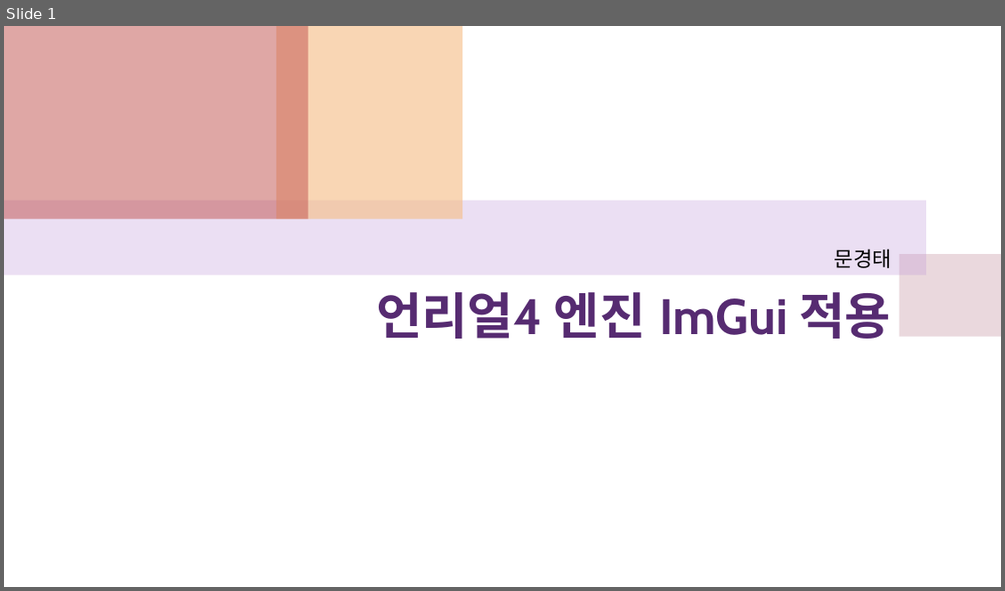
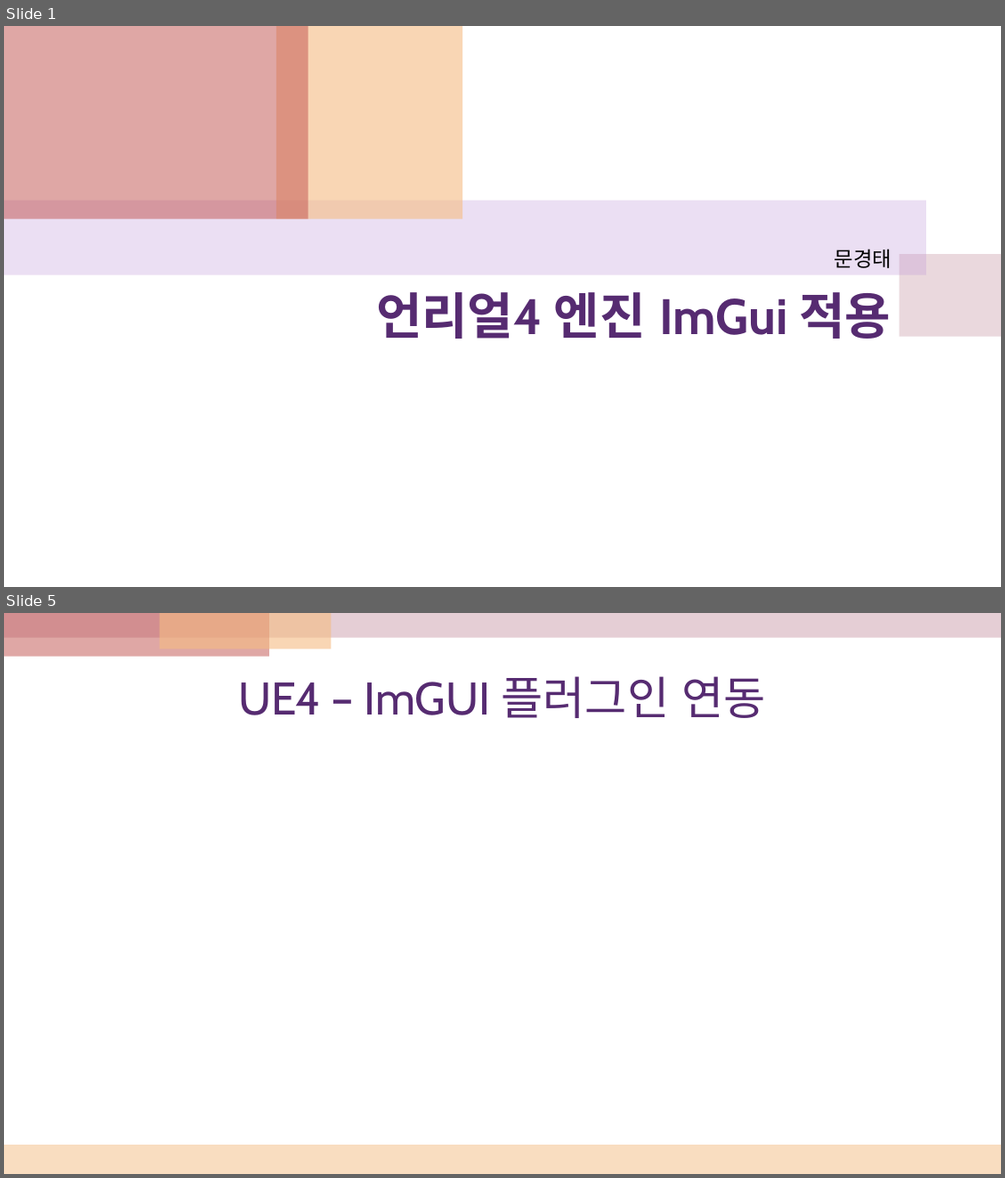
Before and after one commit to zpfhfh0124/UE4_ImGui_Ex, a slide deck: UE4_ImGui_실습.pptx. Shown one above the other, each under a label of ours: slide 1 before the commit, slides 1 and 5 after it; the slides between them are not shown. The pictures are 1005x591 and 1005x1178 pixels, drawn with LibreOffice and Linux fonts; fonts in the diff are those of the drawing. Boxes give left, top, right and bottom in pixels: in the first picture for what was removed or moved away, otherwise in the second. Text is boxed around its words. In the diff, an @@ line names an element or a change of style, - is before the commit and + after.

```diff
--- a/UE4_ImGui_실습.pptx
+++ b/UE4_ImGui_실습.pptx
@@ slide 5 added at box(4, 613, 1001, 1174), background #FFFFFF @@
@@ rectangle added at box(4, 613, 1001, 638), fill #CC9EAC at 50% opacity @@
@@ rectangle added at box(4, 613, 269, 657), fill #C0504D at 50% opacity @@
@@ rectangle added at box(160, 613, 331, 649), fill #F5BC83 at 60% opacity @@
@@ title added at box(239, 676, 766, 718), 44 pt, text #562B71 @@
+UE4 – ImGUI 플러그인 연동
@@ rectangle added at box(4, 1144, 1001, 1174), fill #F5BC83 at 50% opacity @@
```
Also in this commit, not shown: 3 other slides added.
